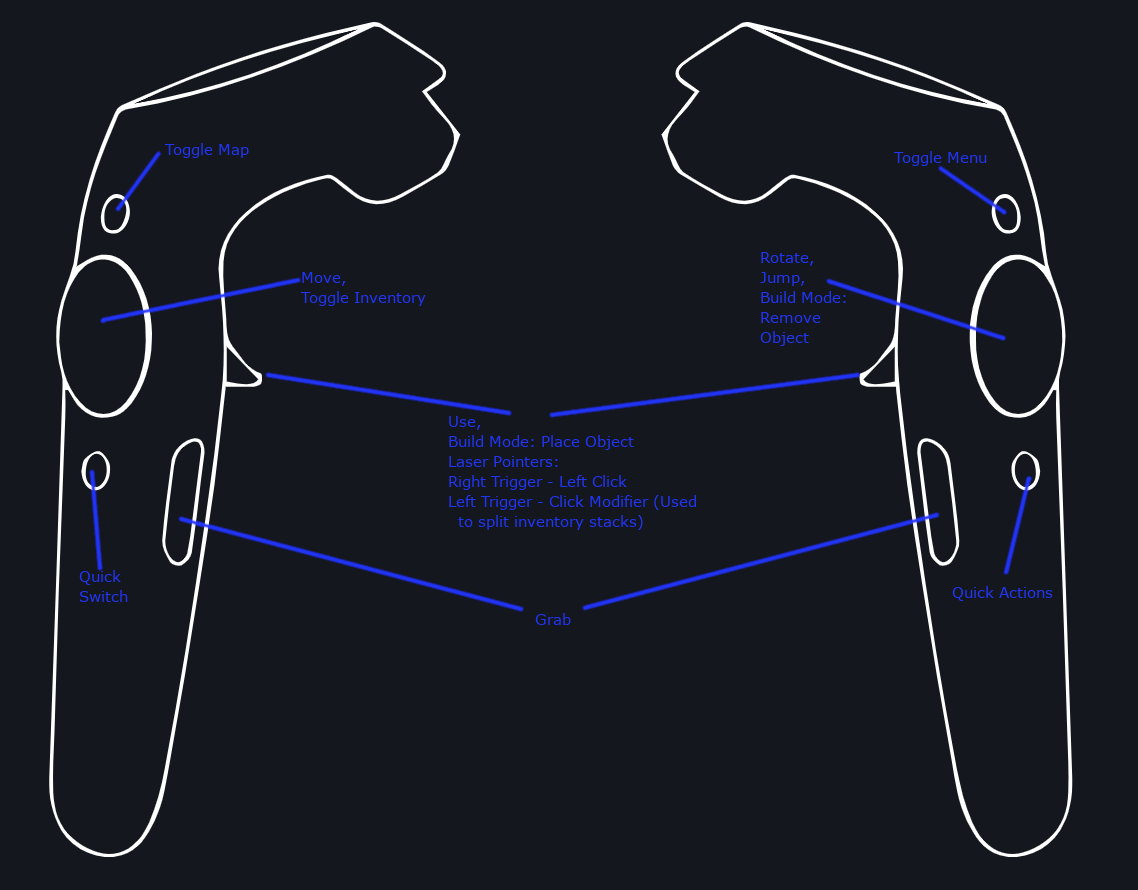
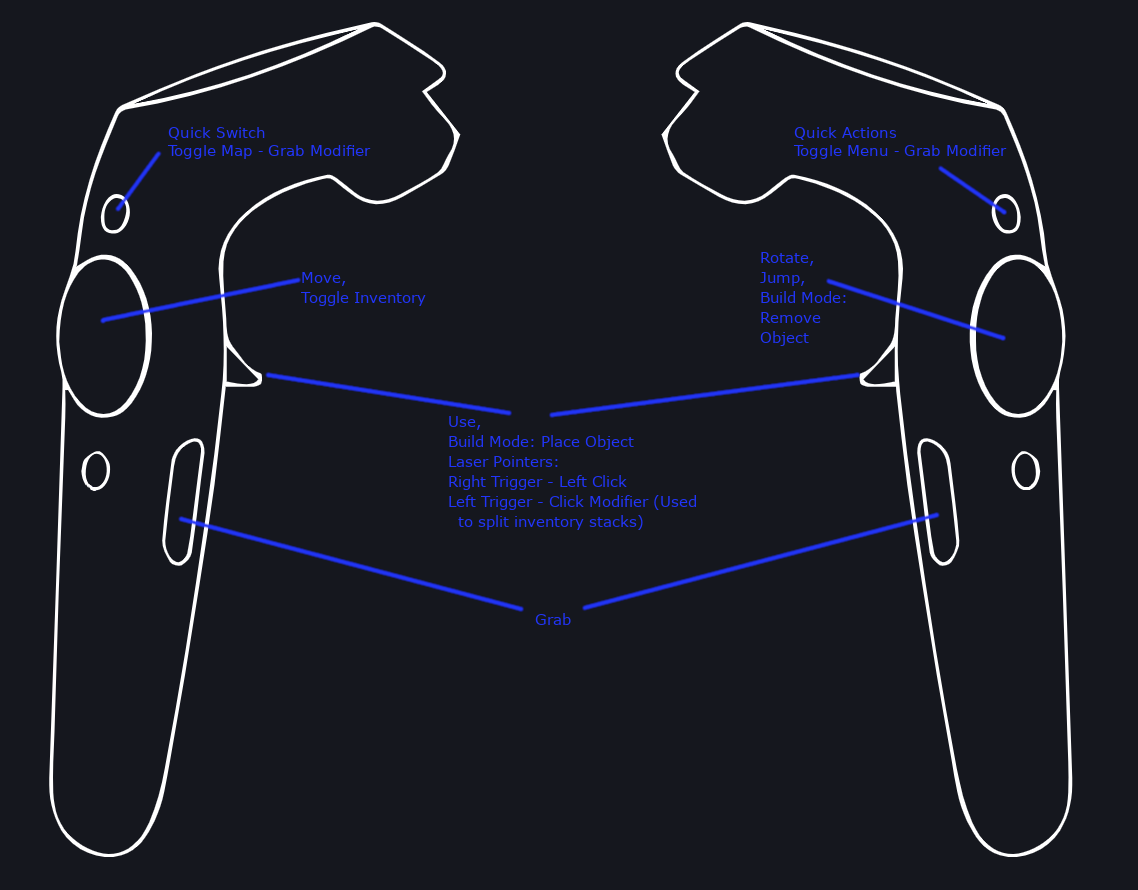
Before/after of a 1138 x 890 layered artwork. What changed in the layer stack:
renamed "Toggle Map" to "Quick Switch ...", painted on it over [165, 127, 371, 159]
removed layer "Quick ..." over [79, 570, 128, 602]
renamed "Toggle Menu" to "Quick Actions ...", painted on it over [793, 127, 1007, 166]
removed layer "Quick Actions" over [952, 586, 1053, 601]
painted on "vive_controllers.PNG" over [86, 469, 1033, 576]
